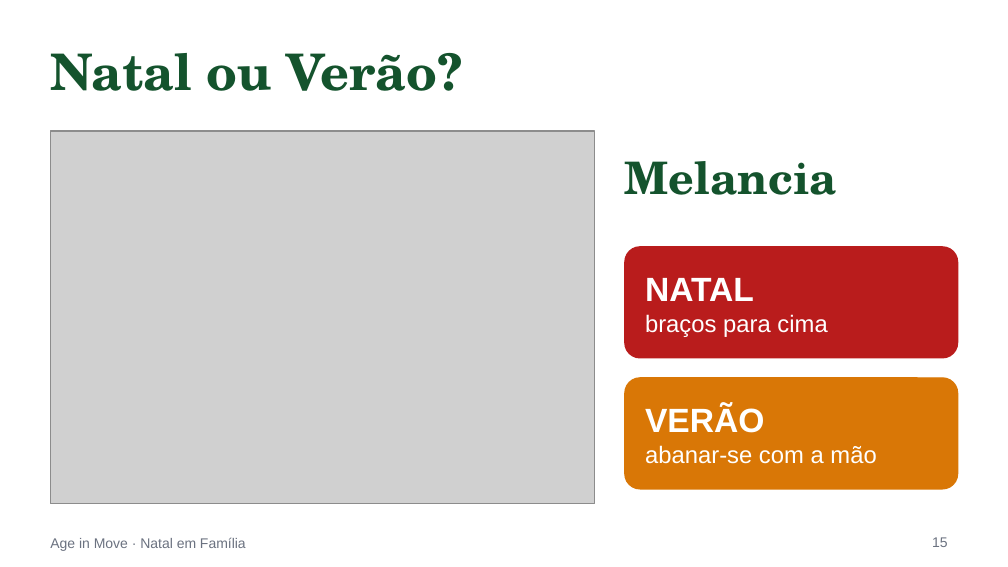
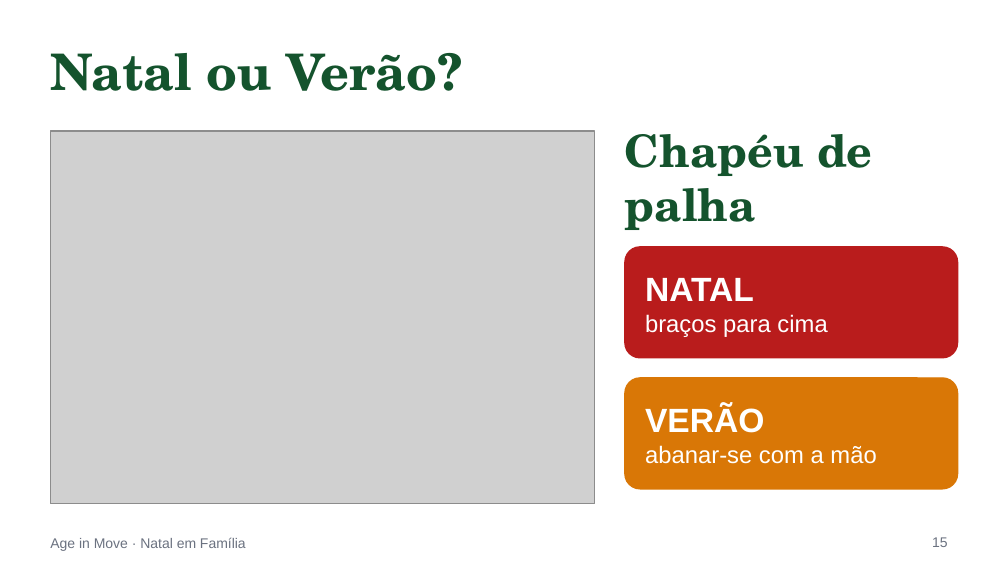
Before and after one commit to ageinmove25-bit/age-in-move-platform, a slide deck: slide 15 of materiais/powerpoints/pptx/v2/natal-em-familia.pptx. Drawn at 1008x567 pixels with LibreOffice and Linux fonts; fonts in the diff are those of the drawing; grey boxes stand for pictures. Boxes give left, top, right and bottom in pixels: in the first picture for what was removed or moved away, otherwise in the second. Text is boxed around its words. In the diff, an @@ line names an element or a change of style, - is before the commit and + after.

```diff
--- a/materiais/powerpoints/pptx/v2/natal-em-familia.pptx
+++ b/materiais/powerpoints/pptx/v2/natal-em-familia.pptx
@@ text at bbox=[625, 134, 873, 230]: text changed @@
-Melancia
+Chapéu de palha
```
Also in this commit, not shown: 11 other slides changed, 1 slide added, 1 slide removed, 24 other files.
